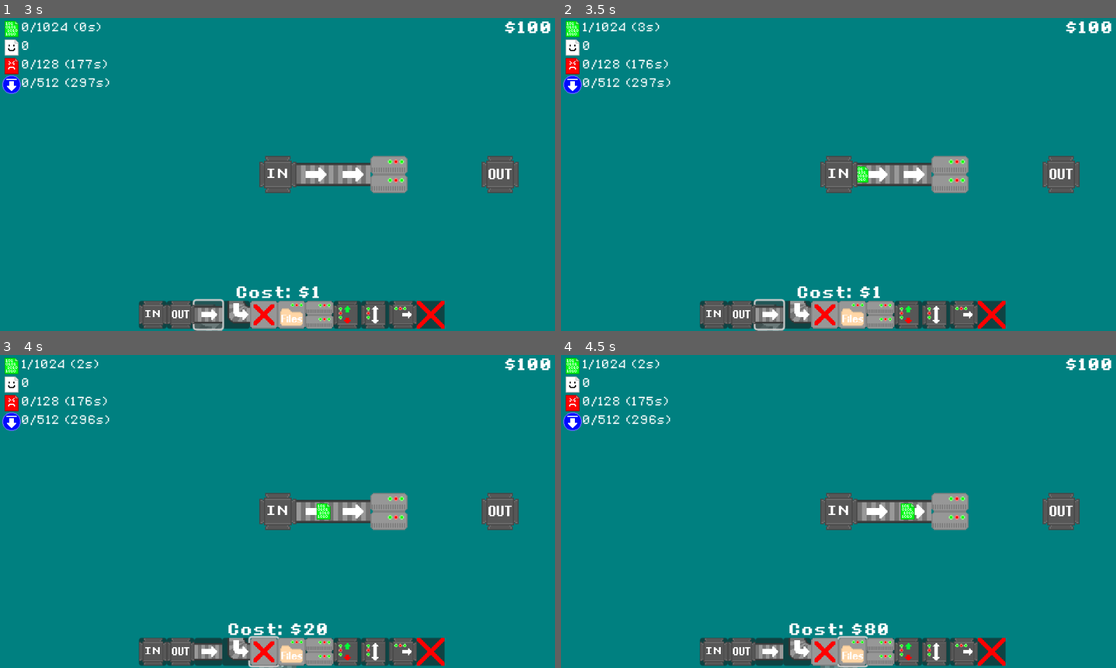
Above: before the commit, frames 1-4 (two rows, left to right).
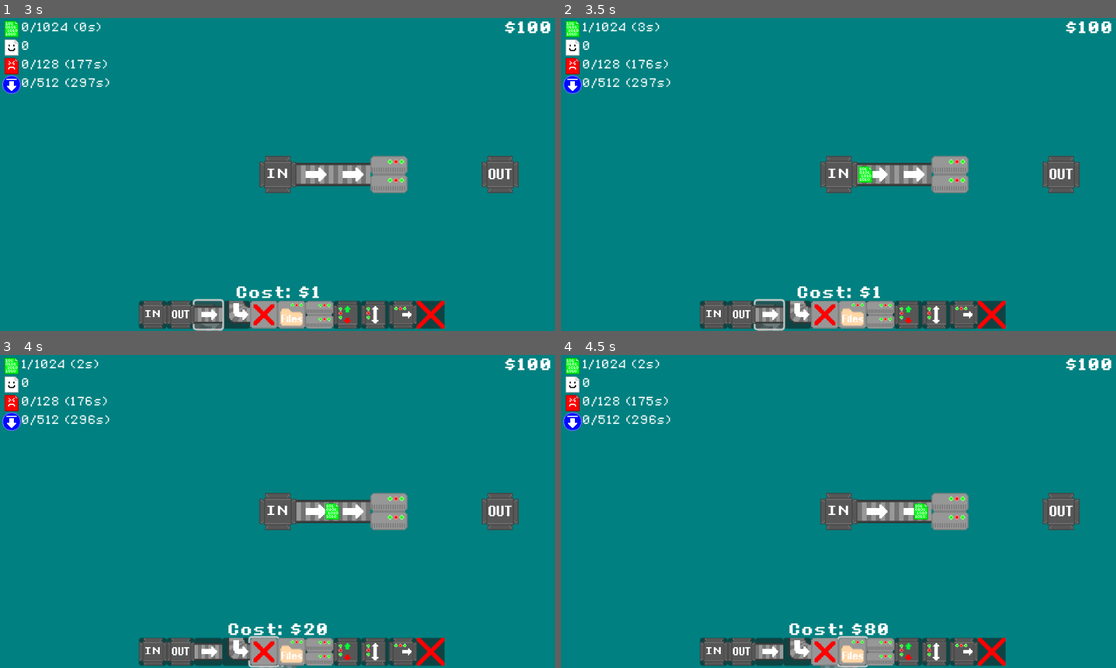
Above: after the commit, the same moments.

Repository: Birb-Games/gmtk-game-jam-2024
Game: Godot game, scene res://scenes/Root.tscn
Same seed, same stepped clock (60 frames per second), same inputs: the game is played once before the commit and once after it.
Inputs (mouse positions are in pixels of both pictures, inside the frame that each line leads up to):
- Up to frame 1 (3 s): click (155, 315) at 0.5 s; click (183, 315) at 1.25 s; click (238, 315) at 2 s; click (210, 315) at 2.75 s
- Up to frame 2 (3.5 s): no input
- Up to frame 3 (4 s): click (266, 652) at 3.5 s
- Up to frame 4 (4.5 s): click (855, 652) at 4.25 s

Frame 1 is identical in both runs. In frame 2, 0.1% of the frame differs, in the area x 53-57%, y 47-53%; in frame 3, 0.2%; in frame 4, 0.3%, in the area x 61-67%, y 47-53%.

Commit message:
clamp camera zoom, update what happens to items if they fall off the conveyor belt, and some other changes

Diff:
--- a/scripts/bad.gd
+++ b/scripts/bad.gd
@@ -5,16 +5,15 @@
 	queue_free()
 
 func _on_moveable_item_output() -> void:
-	$/root/Root.spawn_counts["spawn_bad"] -= 1
+	$/root/Root.spawn_counts["bad"] -= 1
 	$/root/Root.add_coins(-20)
 	queue_free()
 
 func _on_moveable_item_server() -> void:
-	$/root/Root.spawn_counts["spawn_bad"] -= 1
+	$/root/Root.spawn_counts["bad"] -= 1
 	$/root/Root.add_coins(-40)
 	queue_free()
 
 func _on_moveable_item_empty() -> void:
-	$/root/Root.spawn_counts["spawn_bad"] -= 1
-	$/root/Root.add_coins(-20)
-	queue_free()
+	var i = randi() % len($/root/Root.input_pipes)
+	position = $/root/Root/TopTileMapLayer.map_to_local($/root/Root.input_pipes[i])
--- a/scripts/camera_movement.gd
+++ b/scripts/camera_movement.gd
@@ -10,6 +10,8 @@
 		zoom *= 1 + zoom_speed
 	if(event.is_action_pressed("zoom_out")):
 		zoom *= 1 / (1 + zoom_speed)
+	zoom.x = clamp(zoom.x, 0.2, 16.0)
+	zoom.y = clamp(zoom.y, 0.2, 16.0)
 
 func _process(delta: float) -> void:
 	var input_direction = Input.get_vector("left", "right", "up", "down")
--- a/scripts/download.gd
+++ b/scripts/download.gd
@@ -11,9 +11,8 @@
 	timer -= timer_enabled * delta
 
 func _on_moveable_item_empty() -> void:
-	$/root/Root.spawn_counts["download"] -= 1
-	$/root/Root.add_coins(-10)
-	queue_free()
+	var i = randi() % len($/root/Root.input_pipes)
+	position = $/root/Root/TopTileMapLayer.map_to_local($/root/Root.input_pipes[i])
 
 func _on_moveable_item_deleter() -> void:
 	$/root/Root.spawn_counts["download"] -= 1
--- a/scripts/get.gd
+++ b/scripts/get.gd
@@ -39,9 +39,8 @@
 		collision_counts -= 1
 
 func _on_moveable_item_empty() -> void:
-	$/root/Root.spawn_counts["get"] -= 1
-	$/root/Root.add_coins(-5)
-	queue_free()
+	var i = randi() % len($/root/Root.input_pipes)
+	position = $/root/Root/TopTileMapLayer.map_to_local($/root/Root.input_pipes[i])
 
 func _on_moveable_item_deleter() -> void:
 	$/root/Root.spawn_counts["get"] -= 1
--- a/scripts/moveable_item.gd
+++ b/scripts/moveable_item.gd
@@ -307,7 +307,9 @@
 
 func _process(delta: float) -> void:
 	current_tile = top_tile_map.local_to_map(top_tile_map.to_local(item.position))
-	new_tile = item.position.round() == top_tile_map.to_global(top_tile_map.map_to_local(current_tile))
+	var tile_map_pos = top_tile_map.to_global(top_tile_map.map_to_local(current_tile))
+	var diff = item.position.round() - tile_map_pos
+	new_tile = diff.length() <= 1.0
 
 	current_top_tile_data = top_tile_map.get_cell_tile_data(current_tile)
 	current_bottom_tile_data = bottom_tile_map.get_cell_tile_data(current_tile)
@@ -315,7 +317,11 @@
 	update_based_on_tile()
 
 	if !stop:
-		item.position += direction * speed * delta
+		var d = direction * speed * delta * 10.0
+		var travel_len = d.length()
+		if travel_len > 0.8:
+			d *= 0.8 / travel_len
+		item.position += d
 	if (new_tile):
 		new_tile = false
 
--- a/scripts/root.gd
+++ b/scripts/root.gd
@@ -27,8 +27,8 @@
 # once a timer runs out, reset it to these times
 var reset_times = {
 	"get": 3.0,
-	"bad": 10.0,
-	"download": 15.0,
+	"bad": 7.0,
+	"download": 10.0,
 }
 
 var timers = {
Binary file changed: assets/tiles/tiles.png
